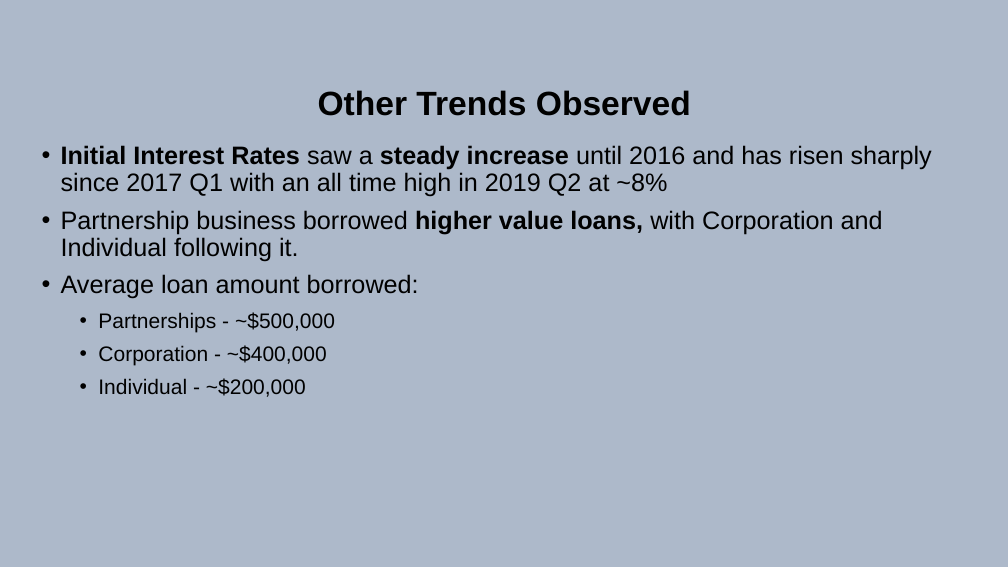
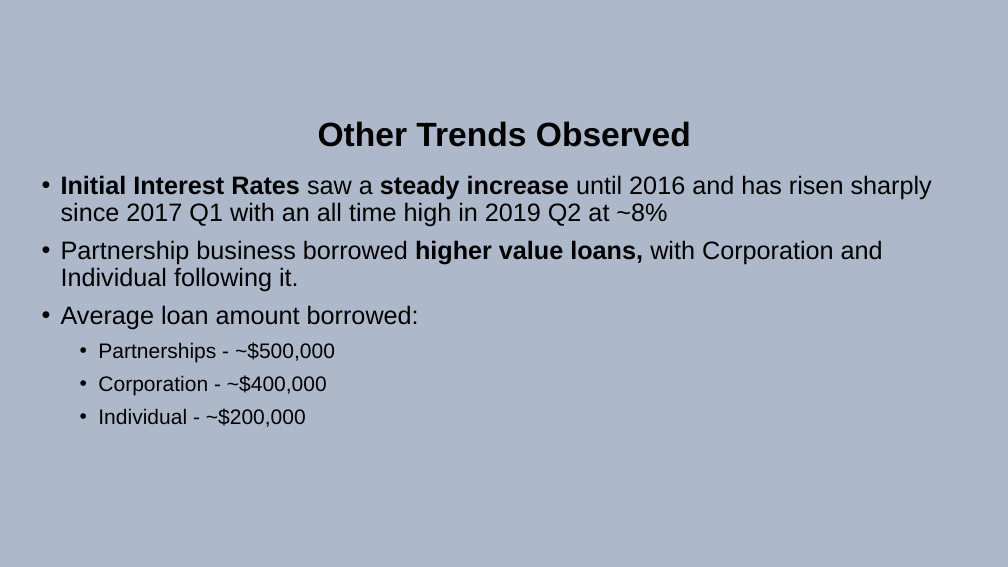
Before and after one commit to DineshDK672/Ryewalk_assignment, a slide deck: slide 12 of SBA 7(a) Presentation.pptx. Drawn at 1008x567 pixels with LibreOffice and Linux fonts; fonts in the diff are those of the drawing. Boxes give left, top, right and bottom in pixels: in the first picture for what was removed or moved away, otherwise in the second. Text is boxed around its words. In the diff, an @@ line names an element or a change of style, - is before the commit and + after.

```diff
--- a/SBA 7(a) Presentation.pptx
+++ b/SBA 7(a) Presentation.pptx
@@ text "Other Trends Observed": place and size @@
-text "Other Trends Observed" at [61, 90, 932, 397]
+text "Other Trends Observed" at [61, 121, 932, 427]
```
Also in this commit, not shown: 5 other slides changed, 6 slides added, 1 other file.
